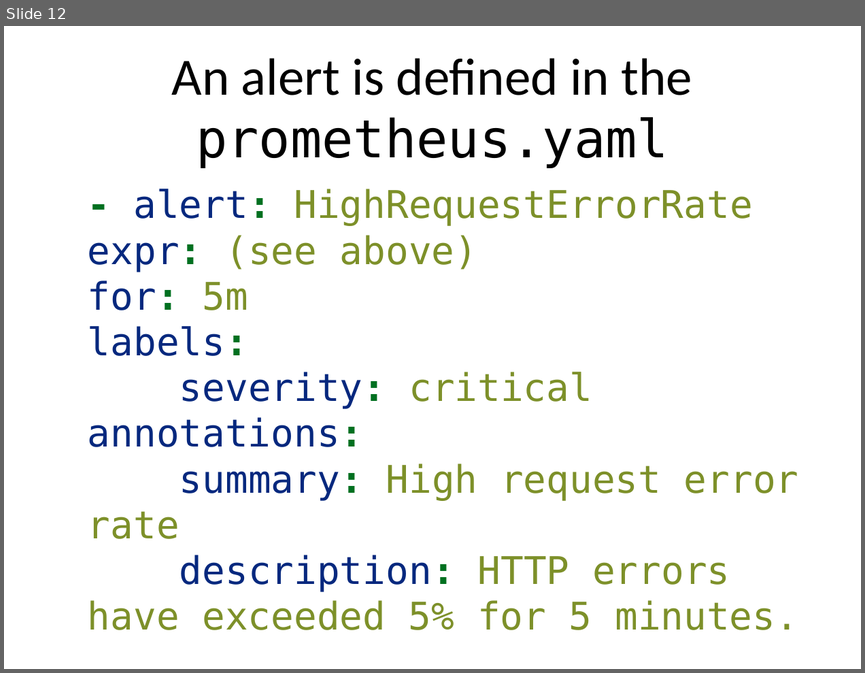
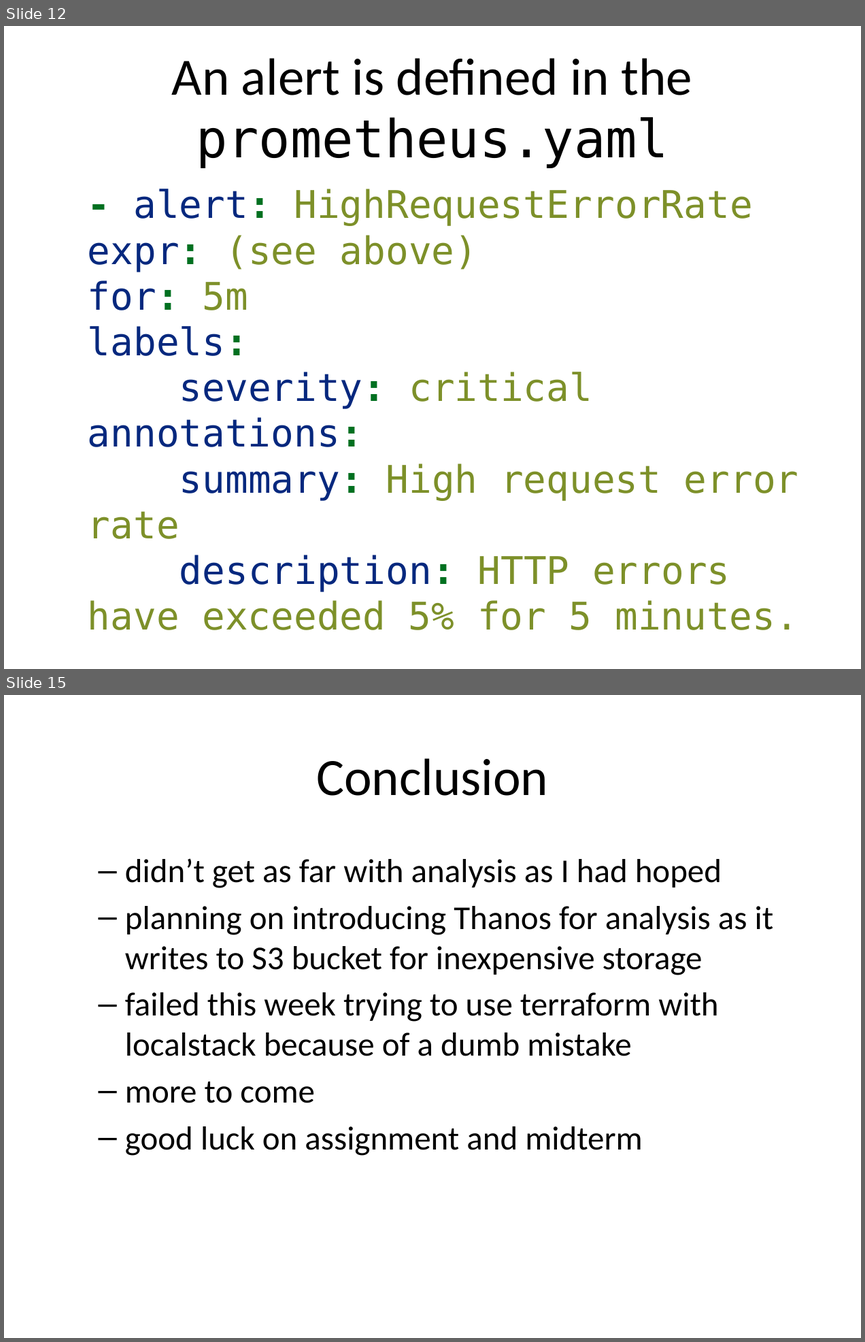
Before and after one commit to rhildred/INFO8985, a slide deck: monolith_analysis/slides.pptx. Shown one above the other, each under a label of ours: slide 12 before the commit, slides 12 and 15 after it; the slides between them are not shown. The pictures are 865x673 and 865x1342 pixels, drawn with LibreOffice and Linux fonts; fonts in the diff are those of the drawing. Boxes give left, top, right and bottom in pixels: in the first picture for what was removed or moved away, otherwise in the second. Text is boxed around its words. In the diff, an @@ line names an element or a change of style, - is before the commit and + after.

```diff
--- a/monolith_analysis/slides.pptx
+++ b/monolith_analysis/slides.pptx
@@ slide 15 added at (4,695,861,1338), background #FFFFFF @@
@@ title added at (316,758,548,796), 44 pt, text #000000 @@
+Conclusion
@@ text added at (125,858,774,1155), 28 pt, text #000000 @@
+  – didn’t get as far with analysis as I had hoped
+  – planning on introducing Thanos for analysis as it writes to S3 bucket for inexpensive storage
+  – failed this week trying to use terraform with localstack because of a dumb mistake
+  – more to come
+  – good luck on assignment and midterm
```
Also in this commit, not shown: 2 other slides added, 1 slide removed, 14 other files.
